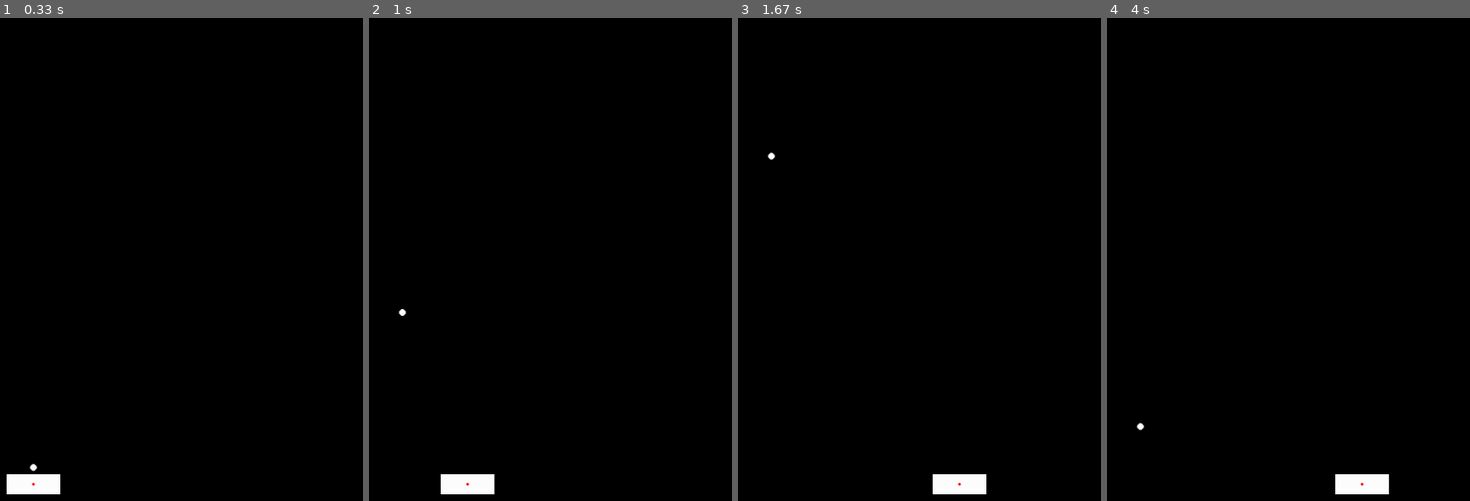
Above: before the commit, frames 1-4 (left to right).
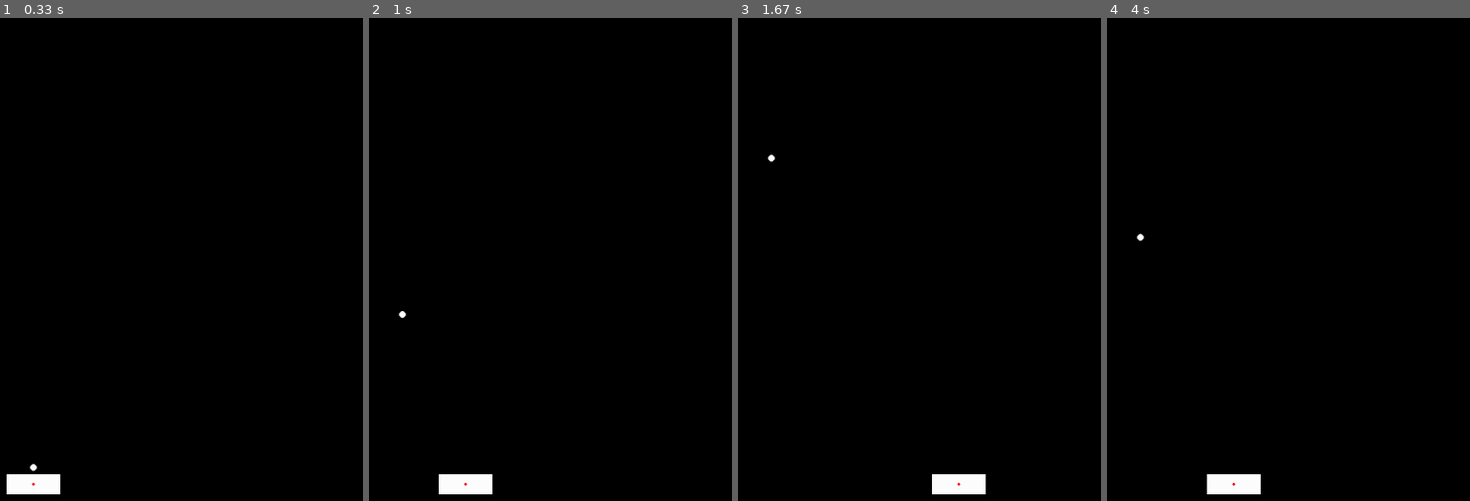
Above: after the commit, the same moments.

Repository: krazzei/pygame_breakout
Game: pygame game, started from main.py
Two runs of this game, one before a commit and one after it. Both use one fixed random seed, a clock stepped at 60 frames per second and the inputs below.
Inputs:
- Up to frame 1 (0.33 s): no input
- Up to frame 2 (1 s): tap Space at 0.33, 0.73 s; hold F10 from 0.67 s (still down); hold D from 0.67 s (still down)
- Up to frame 3 (1.67 s): tap Space at 1.03, 1.23, 1.53 s; release F10 at 1.13 s; release D at 1.13 s; hold D 1.17-1.63 s
- Up to frame 4 (4 s): hold D 1.67-2.13 s; tap Space at 1.73, 2.03, 2.23, 2.53, 2.8, 3.1, 3.23, 3.53, 3.9 s; hold A 2.17-2.7 s; hold A 2.73-3.13 s; hold F9 3.17-3.8 s; hold D 3.17-3.8 s; hold F10 from 3.83 s (still down)

Frame 1 is identical in both runs. In frame 2, less than 0.1% of the frame differs, in the area x 8-35%, y 60-99%; in frame 3, less than 0.1%; in frame 4, 1.4%, in the area x 8-78%, y 44-99%.

Commit message:
Got the ball physics sorted out, started looking at the circle vs rect collision.

Diff:
--- a/main.py
+++ b/main.py
@@ -9,6 +9,7 @@
 dt = 0
 
 player_pos = pygame.Vector2(screen.get_width() / 2 - 40, screen.get_height() - 40)
+player_size = pygame.Vector2(80, 30)
 cube_center = pygame.Vector2(player_pos.x + 40, player_pos.y + 15)
 ball_pos = pygame.Vector2(screen.get_width() / 2, screen.get_height() - 50)
 ball_velocity = pygame.Vector2(0, 0)
@@ -33,97 +34,99 @@
         return (True, vec)
     return (False, vec)
 
-tup = getLineIntersection(pygame.Vector2(1, 0), pygame.Vector2(0, 1), pygame.Vector2(0, 0), pygame.Vector2(1,1))
-print(f"Did intersect {tup[0]}, point {tup[1]}")
-tup = getLineIntersection(pygame.Vector2(2, 0), pygame.Vector2(2, 2), pygame.Vector2(-1, 0), pygame.Vector2(-1, 3))
-print(f"Did intersect {tup[0]}, point {tup[1]}")
+def doBouncePhysics(ball_pos, bv_frame, ball_velocity, start, end, n):
+    ball_end = pygame.Vector2(ball_pos)
+    ball_pos -= bv_frame
+    intersection = getLineIntersection(ball_pos, ball_end, start, end)
+    if intersection[0]:
+        intersection[1]
+        leftover =  ball_end - intersection[1]
+        ball_velocity = ball_velocity.reflect(n)
+        leftover = leftover.reflect(n)
+        ball_pos = intersection[1] + leftover
+        #print(f"Leftover: {leftover}, ball vel: {ball_velocity}, ball pos: {ball_pos}")
 
+    return (ball_pos, ball_velocity)
+
+def circleVsRectangle(circle_pos, circle_radius, rect_pos, rect_size):
+    px = max(circle_pos.x, rect_pos.x)
+    px = min(px, rect_pos.x + rect_size.x)
+    py = max(circle_pos.y, rect_pos.y)
+    py = min(py, rect_pos.y + rect_size.y)
+
+    return (((circle_pos.y-py) ** 2 + (circle_pos.x-px) ** 2) < (circle_radius ** 2), pygame.Vector2(px, py))
+
+did = circleVsRectangle(pygame.Vector2(0, 0), 5,
+                  pygame.Vector2(10, 10), pygame.Vector2(8, 5))
+print(f"{did}")
+did = circleVsRectangle(pygame.Vector2(0, 0), 5,
+                  pygame.Vector2(3, 3), pygame.Vector2(8, 5))
+print(f"{did}")
+
+isStepping = False
 while running:
+    procFrame = False
     # poll for events
     # pygame.QUIT event means the user clicked X to close your window
     for event in pygame.event.get():
         if event.type == pygame.QUIT:
             running = False
+        if event.type == pygame.KEYDOWN:
+            if (event.key == pygame.K_F10):
+                procFrame = True
+            if (event.key == pygame.K_F9):
+                isStepping = not isStepping
+
+    keys = pygame.key.get_pressed()
 
     # fill the screen with a color to wipe away anything from last frame
     screen.fill("black")
 
-    pygame.draw.rect(screen, "white", ((player_pos), (80, 30)), 40)
+    pygame.draw.rect(screen, "white", ((player_pos), (player_size)), 40)
     pygame.draw.circle(screen, "white", ball_pos, 5)
     pygame.draw.circle(screen, "red", cube_center, 2)
 
-    keys = pygame.key.get_pressed()
-    if keys[pygame.K_a]:
-        player_pos.x -= 300 * dt
-    if keys[pygame.K_d]:
-        player_pos.x += 300 * dt
+    if not isStepping or (isStepping and procFrame):
+        if keys[pygame.K_a]:
+            player_pos.x -= 300 * dt
+        if keys[pygame.K_d]:
+            player_pos.x += 300 * dt
 
-    cube_center.x = player_pos.x + 40
-    cube_center.y = player_pos.y + 15
+        cube_center.x = player_pos.x + 40
+        cube_center.y = player_pos.y + 15
 
-    if keys[pygame.K_SPACE] and not has_started:
-        ball_velocity.x = ball_pos.x - cube_center.x
-        ball_velocity.y = ball_pos.y - cube_center.y
-        ball_velocity.normalize_ip()
-        has_started = True
+        if keys[pygame.K_SPACE] and not has_started:
+            ball_velocity.x = ball_pos.x - cube_center.x
+            ball_velocity.y = ball_pos.y - cube_center.y
+            ball_velocity.normalize_ip()
+            has_started = True
 
-    bv_frame = ball_velocity * 350 * dt
-    ball_pos += bv_frame
-    #ball_pos.x += ball_velocity.x * 350 * dt
-    #ball_pos.y += ball_velocity.y * 350 * dt
+        bv_frame = ball_velocity * 350 * dt
+        ball_pos += bv_frame
 
-    if ball_pos.x <= 0:
-        print(f"{ball_pos}")
-        ball_end = pygame.Vector2(ball_pos)
-        ball_pos -= bv_frame
-        print(f"testing line {ball_pos} {ball_end} against (0,0) (0,{screen.get_height()})")
-        intersection = getLineIntersection(ball_pos, ball_end, pygame.Vector2(0,0), pygame.Vector2(0, screen.get_height()))
-        print(f"intersection: {intersection}")
-        if intersection[0]:
-            print("got intersection")
-            intersection[1]
-            leftover =  ball_end - intersection[1]
-            n = pygame.Vector2(1,0)
-            ball_velocity = ball_velocity.reflect(n)
-            leftover = leftover.reflect(n)
-            ball_pos = intersection[1] + leftover
-            print(f"Leftover: {leftover}, ball vel: {ball_velocity}, ball pos: {ball_pos}")
+        collision, point = circleVsRectangle(ball_pos, 5, player_pos, player_size)
+        if collision:
+            pygame.draw.circle(screen, "red", point, 2)
 
-        #print("ball moved this frame: ", 350 * dt)
-        #print("ball moved on x this frame: ", ball_velocity.x * 350 * dt)
-        ## get leftover velocity
-        #leftover = ball_pos.x * -1
-        #factor = () / (ball_pos.x - ball_end.x)
-        ## change velocity vector (reflect?)
-        #n = pygame.Vector2(1,0)
-        #ball_velocity = ball_velocity.reflect(n)
-        ## move more with new velocity.
-        #p = leftover / (350 * dt)
-        #print("correction this frame: ", p * (350 * dt))
-        #ball_pos.x += ball_velocity.x * p * (350 * dt)
+        if ball_pos.x <= 0:
+            ball_pos, ball_velocity = doBouncePhysics(ball_pos, bv_frame, ball_velocity,
+                                                      pygame.Vector2(0,0), pygame.Vector2(0, screen.get_height()),
+                                                      pygame.Vector2(1,0))
 
-    if ball_pos.y <= 0:
-        leftover = ball_pos.y * -1
-        n = pygame.Vector2(0, 1)
-        ball_velocity = ball_velocity.reflect(n)
-        p = leftover / (350 * dt)
-        ball_pos.y += ball_velocity.y * p * (350 * dt)
+        if ball_pos.y <= 0:
+            ball_pos, ball_velocity = doBouncePhysics(ball_pos, bv_frame, ball_velocity,
+                                                      pygame.Vector2(0,0), pygame.Vector2(screen.get_width(), 0),
+                                                      pygame.Vector2(0,1))
 
-    if ball_pos.x >= screen.get_width():
-        leftover = ball_pos.x - screen.get_width()
-        print("Leftover: ", leftover)
-        n = pygame.Vector2(-1, 0)
-        ball_velocity = ball_velocity.reflect(n)
-        p = leftover / (350 * dt)
-        ball_pos.x += ball_velocity.x * p * (350 * dt)
+        if ball_pos.x >= screen.get_width():
+            ball_pos, ball_velocity = doBouncePhysics(ball_pos, bv_frame, ball_velocity,
+                                                      pygame.Vector2(screen.get_width(), 0), pygame.Vector2(screen.get_width(), screen.get_height()),
+                                                      pygame.Vector2(-1,0))
 
-    if ball_pos.y >= screen.get_height():
-        leftover = ball_pos.y - screen.get_height()
-        print("Leftover: ", leftover)
-        n = pygame.Vector2(0, -1)
-        ball_velocity = ball_velocity.reflect(n)
-        p = leftover / (350 * dt)
-        ball_pos.y += ball_velocity.y * p * (350 * dt)
+        if ball_pos.y >= screen.get_height():
+            ball_pos, ball_velocity = doBouncePhysics(ball_pos, bv_frame, ball_velocity,
+                                                      pygame.Vector2(screen.get_width(), screen.get_height()), pygame.Vector2(0, screen.get_height()),
+                                                      pygame.Vector2(0,-1))
 
     # flip() the display to put your work on screen
     pygame.display.flip()
@@ -131,6 +134,6 @@
     # limits FPS to 60
     # dt is delta time in seconds since last frame, used for framerate-
     # independent physics.
-    dt = clock.tick(165) / 1000
+    dt = clock.tick(60) / 1000
 
 pygame.quit()
